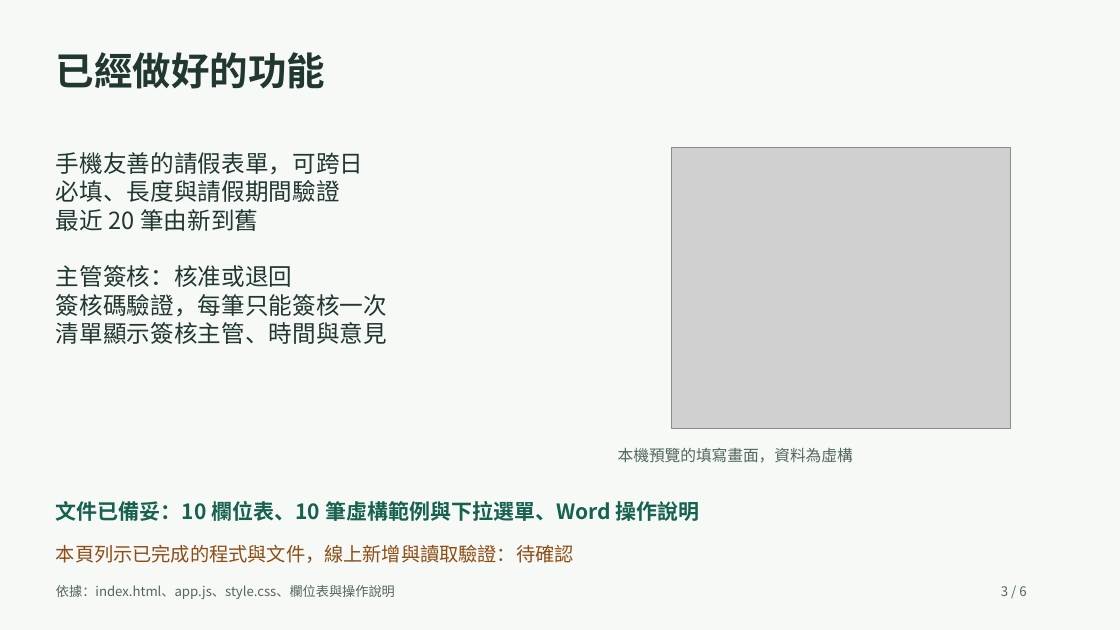
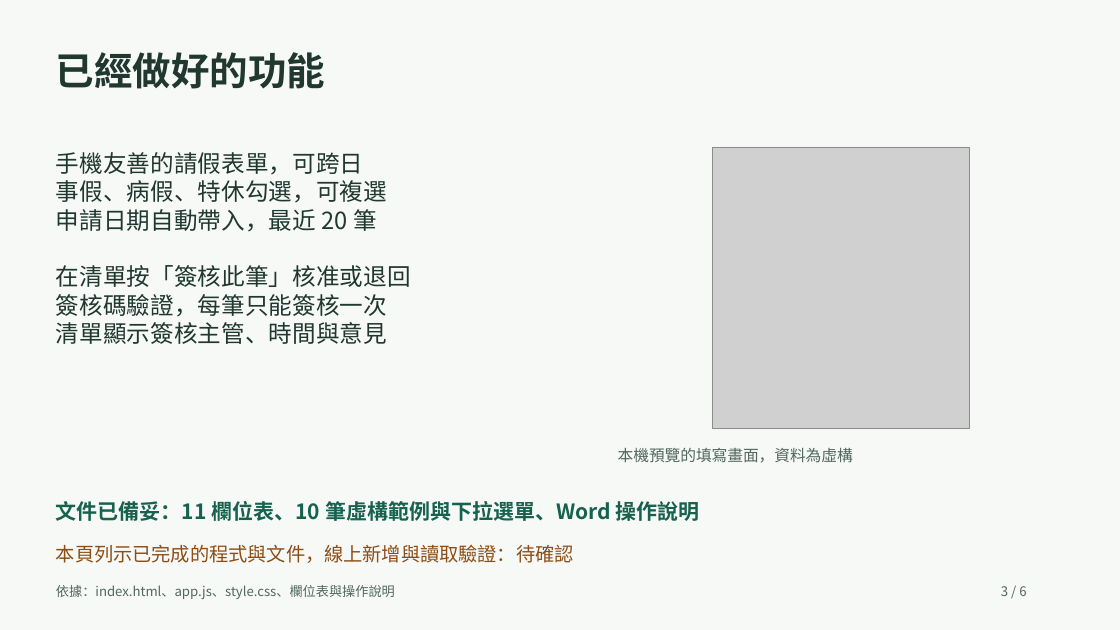
Before and after one commit to 3075zw-byte/i-prop-520, a slide deck: slide 3 of 文件/請假申請系統提案.pptx. Drawn at 1120x630 pixels with LibreOffice and Linux fonts; fonts in the diff are those of the drawing; grey boxes stand for pictures. Boxes give left, top, right and bottom in pixels: in the first picture for what was removed or moved away, otherwise in the second. Text is boxed around its words. In the diff, an @@ line names an element or a change of style, - is before the commit and + after.

```diff
--- a/文件/請假申請系統提案.pptx
+++ b/文件/請假申請系統提案.pptx
@@ picture: place and size @@
-picture at [671,147,1011,429]
+picture at [712,147,969,429]
@@ text at [56,180,411,287]: text changed @@
-必填、長度與請假期間驗證
-最近 20 筆由新到舊
-主管簽核：核准或退回
+事假、病假、特休勾選，可複選
+申請日期自動帶入，最近 20 筆
+在清單按「簽核此筆」核准或退回
@@ text at [56,501,700,521]: text changed @@
-文件已備妥：10 欄位表、10 筆虛構範例與下拉選單、Word 操作說明
+文件已備妥：11 欄位表、10 筆虛構範例與下拉選單、Word 操作說明
```
Also in this commit, not shown: 4 other slides changed, 13 other files.
